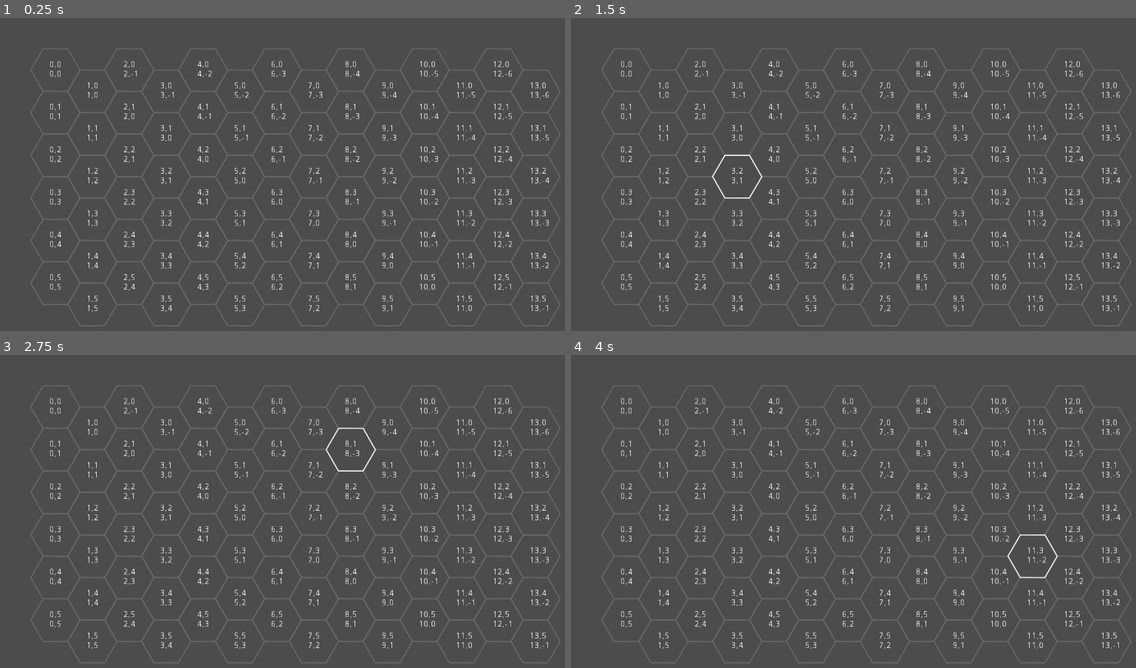
Above: before the commit, frames 1-4 (two rows, left to right).
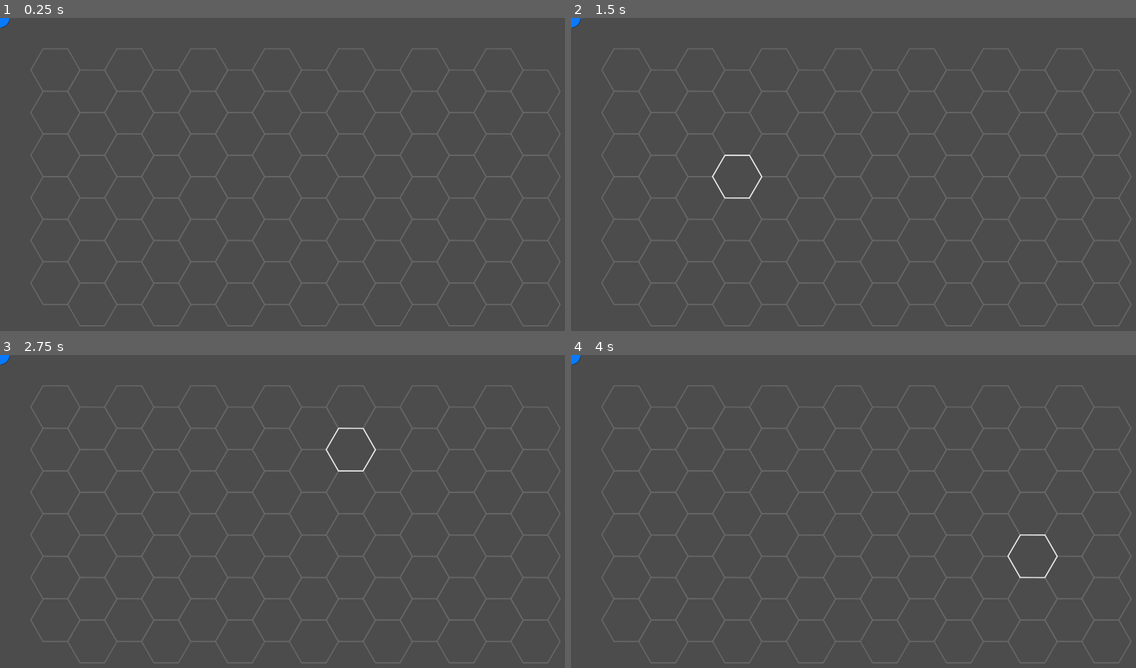
Above: after the commit, the same moments.

Repository: cardinal23/Hex2022
Game: Godot game, scene res://Main.tscn
The game is run twice, just before and just after one commit, with the same random seed, the same clock (stepped at 60 frames per second) and the same inputs.
Inputs (mouse positions are in pixels of both pictures, inside the frame that each line leads up to):
- Up to frame 1 (0.25 s): no input
- Up to frame 2 (1.5 s): tap Enter at 0.5 s; move the mouse to (994, 168) at 0.52 s; tap Space at 1.25 s; move the mouse to (746, 199) at 1.27 s
- Up to frame 3 (2.75 s): tap Enter at 2 s; move the mouse to (355, 448) at 2.02 s
- Up to frame 4 (4 s): tap Space at 2.75 s; move the mouse to (836, 586) at 2.77 s; tap Enter at 3.5 s; move the mouse to (1045, 570) at 3.52 s

The runs differ from the first frame. In frame 1, 2.6% of the frame differs, in the area x 0-98%, y 0-94%; in frame 2, 2.6%; in frame 3, 2.6%; in frame 4, 2.6%.

Commit message:
Add Player scene

Diff:
--- a/Hex.gd
+++ b/Hex.gd
@@ -9,7 +9,7 @@
 onready var coordinatesLabel = $Bounds/CoordinatesLabel
 onready var axialCoordinatesLabel = $Bounds/AxialCoordinatesLabel
 
-var debug := true
+var debug := false
 var isHighlighted := false
 
 func _init():
@@ -47,6 +47,7 @@
 
     #bounds.editor_only = !debug
     coordinatesLabel.visible = debug
+    axialCoordinatesLabel.visible = debug
 
     update()
 
--- a/Main.tscn
+++ b/Main.tscn
@@ -1,9 +1,12 @@
-[gd_scene load_steps=2 format=2]
+[gd_scene load_steps=3 format=2]
 
 [ext_resource path="res://Grid.tscn" type="PackedScene" id=1]
+[ext_resource path="res://Player.tscn" type="PackedScene" id=2]
 
 [node name="Main" type="Node2D"]
 
 [node name="Grid" parent="." instance=ExtResource( 1 )]
 margin_left = 100.0
 margin_top = 100.0
+
+[node name="Player" parent="." instance=ExtResource( 2 )]
--- /dev/null
+++ b/Player.tscn
@@ -0,0 +1,8 @@
+[gd_scene load_steps=2 format=2]
+
+[ext_resource path="res://Circle.png" type="Texture" id=1]
+
+[node name="Player" type="Node2D"]
+
+[node name="Sprite" type="Sprite" parent="."]
+texture = ExtResource( 1 )
Binary file added: Circle.png
